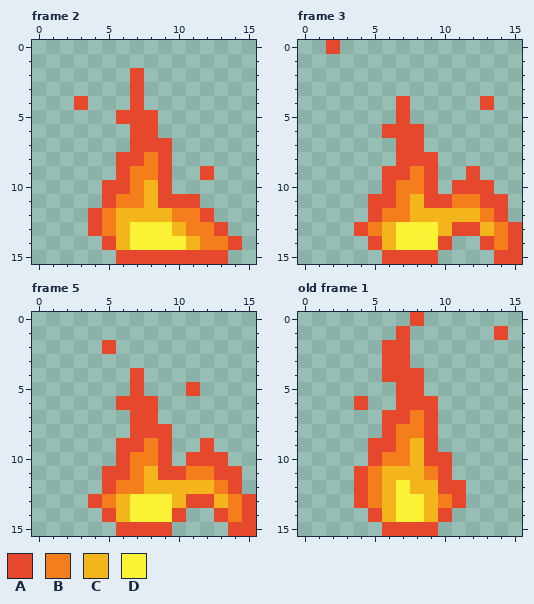
Two versions of one pixel-art file, Assets/Original/fireDemon.aseprite. Above is the file before it was changed.
16x16 pixels, 6 frames. Shown: frame 2, frame 3, frame 5, old frame 1. The commit also changed other frames, which this record leaves out.
Palette (. is transparent): A #e6482e  B #f47e1b  C #f4b41b  D #fbf236
Pixels before, frame 2, first column x 3:
 2 ....A.......
 3 ....A.......
 4 A...A.......
 5 ...AAA......
 6 ....AA......
 7 ....AAA.....
 8 ...AABA.....
 9 ...ABBA..A..
10 ..AABCA.....
11 ..ABBCAAA...
12 .ABCCCCBBA..
13 .ABCDDDCBBA.
14 ..ACDDDDCBBA
15 ...AAAAAAAA.
Pixels before, frame 3, first column x 2:
 0 A.............
 1 ..............
 2 ..............
 3 ..............
 4 .....A.....A..
 5 .....A........
 6 ....AAA.......
 7 .....AA.......
 8 .....AAA......
 9 ....AABA..A...
10 ....ABBA.AAA..
11 ...AABCAABBAA.
12 ...ABBCCCCCBA.
13 ..ABCDDDCAACBA
14 ...ACDDDA..ABA
15 ....AAAA....AA
Pixels before, frame 5, first column x 4:
 2 .A..........
 3 ............
 4 ...A........
 5 ...A...A....
 6 ..AAA.......
 7 ...AA.......
 8 ...AAA......
 9 ..AABA..A...
10 ..ABBA.AAA..
11 .AABCAABBAA.
12 .ABBCCCCCBA.
13 ABCDDDCAACBA
14 .ACDDDA..ABA
15 ..AAAA....AA
Pixels before, old frame 1, first column x 4:
 0 ....A......
 1 ...A......A
 2 ..AA.......
 3 ..AA.......
 4 ..AAA......
 5 ...AA......
 6 A..AAA.....
 7 ..AABA.....
 8 ..ABBA.....
 9 .AABCA.....
10 .ABBCAA....
11 ABCCCBA....
12 ABCDCCAA...
13 ABCDDCBA...
14 .ACDDCA....
15 ..AAAA.....
After the commit:
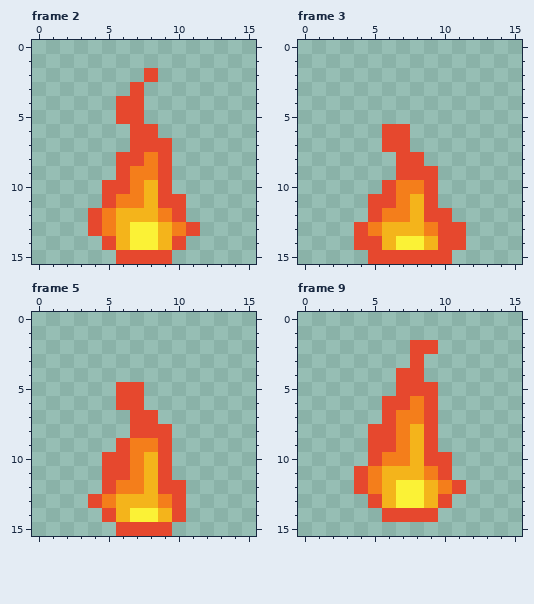
A new or re-ordered frame is compared with the old frame closest to it.
Diff:
frames 6 -> 10
layer "move" now hidden
layer "jump" added
Frame 2:
y 2: x 7..8 A. -> .A
y 4: x 3 A -> .; x 6 . -> A
y 5: x 8 A -> .
y 9: x 12 A -> .
y 11: x 11 A -> .
y 12: x 9..12 CBBA -> BA..
y 13: x 9..13 DCBBA -> CBA..
y 14: x 9..14 DDCBBA -> CA....
y 15: x 10..13 AAAA -> ....
Frame 3:
y 0: x 2 A -> .
y 4: x 7 A -> .; x 13 A -> .
y 5: x 7 A -> .
y 6: x 8 A -> .
y 7: x 6 . -> A; x 8 A -> .
y 8: x 9 A -> .
y 9: x 6 A -> .; x 8 B -> A; x 12 A -> .
y 10: x 11..13 AAA -> ...
y 11: x 10..14 ABBAA -> .....
y 12: x 9..14 CCCCBA -> AA....
y 13: x 7..10 DDDC -> CCBA; x 12..15 ACBA -> ....
y 14: x 4 . -> A; x 9 D -> C; x 11 . -> A; x 13..15 ABA -> ...
y 15: x 5 . -> A; x 10 . -> A; x 14..15 AA -> ..
Frame 5:
y 2: x 5 A -> .
y 4: x 7 A -> .
y 5: x 6 . -> A; x 11 A -> .
y 6: x 8 A -> .
y 9: x 7 A -> B; x 12 A -> .
y 10: x 5 . -> A; x 8 B -> C; x 11..13 AAA -> ...
y 11: x 10..14 ABBAA -> .....
y 12: x 9..14 CCCCBA -> AA....
y 13: x 7..15 DDDCAACBA -> CCBA.....
y 14: x 9 D -> C; x 13..15 ABA -> ...
y 15: x 14..15 AA -> ..
Frame 9 is new; against old frame 1:
y 0: x 8 A -> .
y 1: x 7 A -> .; x 14 A -> .
y 2: x 6..9 AA.. -> ..AA
y 3: x 6..8 AA. -> ..A
y 4: x 6 A -> .
y 5: x 9 . -> A
y 6: x 4 A -> .; x 6 . -> A; x 8 A -> B
y 7: x 7 A -> B
y 8: x 5 . -> A; x 8 B -> C
y 12: x 8 C -> D; x 10 A -> B
y 13: x 4..5 AB -> .A; x 10..11 BA -> A.
y 14: x 5..10 ACDDCA -> .AAAA.
y 15: x 6..9 AAAA -> ....
Boxes around the changes in both pictures, in picture pixels (x1, y1, x2, y2):
changed: (74, 68, 158, 124)
changed: (158, 166, 242, 264)
erased: (326, 40, 340, 54)
changed: (354, 96, 522, 264)
changed: (102, 340, 256, 536)
changed: (354, 312, 508, 438)
changed: (354, 480, 466, 536)
